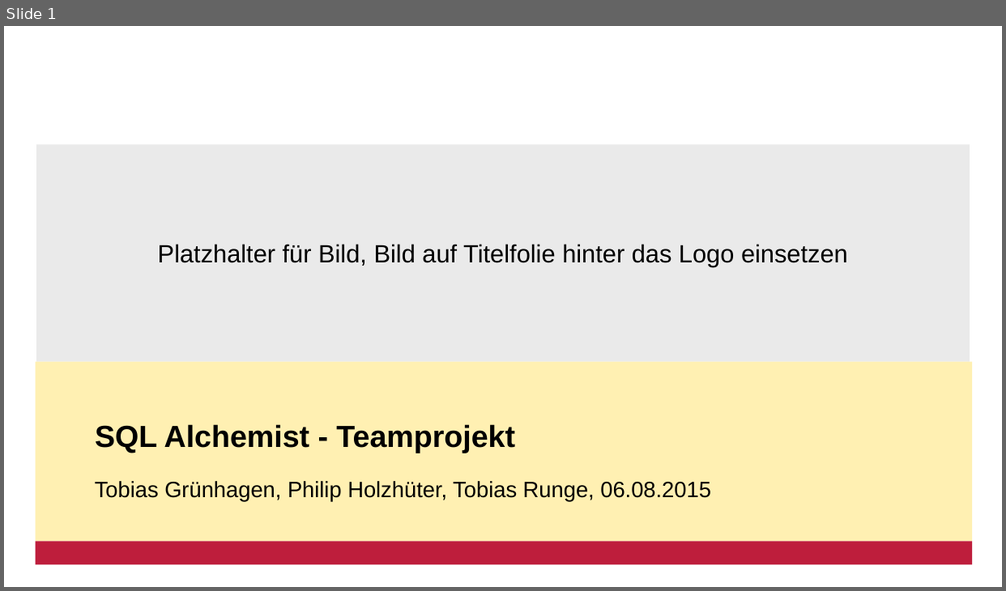
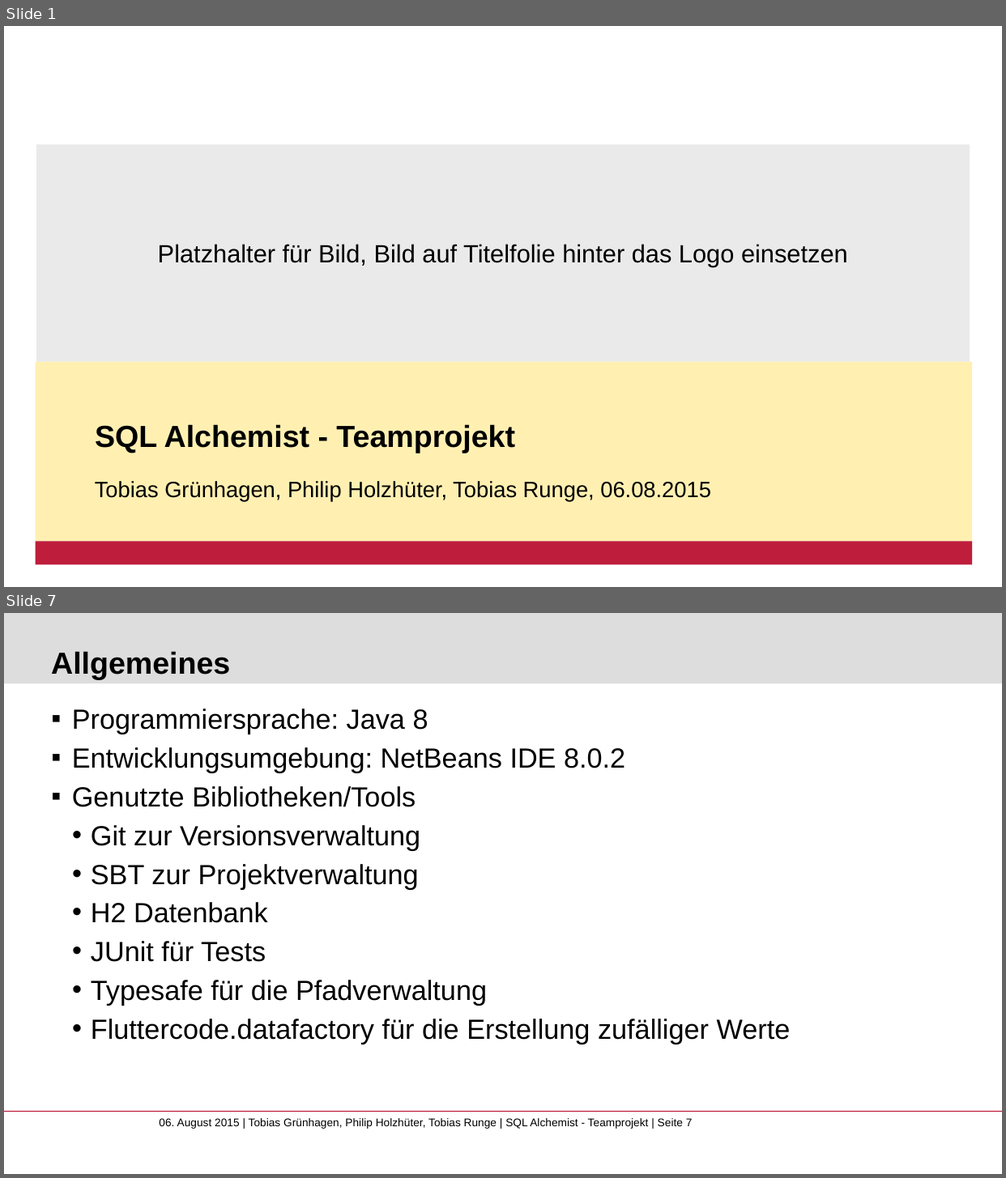
Before and after one commit to ifis-tu-bs/SQL-Alchemist-Teamprojekt, a slide deck: docs/Präsentation_SQL Alchemist Teamprojekt_Tobias Grünhagen_Philip Holzhüter_Tobias Runge.pptx. Shown one above the other, each under a label of ours: slide 1 before the commit, slides 1 and 7 after it; the slides between them are not shown. The pictures are 1006x591 and 1006x1178 pixels, drawn with LibreOffice and Linux fonts; fonts in the diff are those of the drawing; background and template pictures are left out. Boxes give left, top, right and bottom in pixels: in the first picture for what was removed or moved away, otherwise in the second. Text is boxed around its words. In the diff, an @@ line names an element or a change of style, - is before the commit and + after.

```diff
--- a/docs/Präsentation_SQL Alchemist Teamprojekt_Tobias Grünhagen_Philip Holzhüter_Tobias Runge.pptx
+++ b/docs/Präsentation_SQL Alchemist Teamprojekt_Tobias Grünhagen_Philip Holzhüter_Tobias Runge.pptx
@@ slide 7 added at <box>4,613,1002,1174</box>, background #FFFFFF @@
@@ rectangle added at <box>4,613,1002,683</box>, fill #DDDDDD @@
@@ title added at <box>51,651,230,679</box>, 22 pt, text #000000, bold @@
+Allgemeines
@@ text added at <box>72,709,791,1045</box>, 20 pt, text #000000 @@
+  ▪ Programmiersprache: Java 8
+  ▪ Entwicklungsumgebung: NetBeans IDE 8.0.2
+  ▪ Genutzte Bibliotheken/Tools
+    • Git zur Versionsverwaltung
+    • SBT zur Projektverwaltung
+    • H2 Datenbank
+    • JUnit für Tests
+    • Typesafe für die Pfadverwaltung
+    • Fluttercode.datafactory für die Erstellung zufälliger Werte
@@ line added from (4, 1112) to (1002, 1112), #BE1E3C 0.75 pt @@
@@ text added at <box>159,1118,692,1129</box>, 8 pt, text #000000 @@
+06. August 2015 | Tobias Grünhagen, Philip Holzhüter, Tobias Runge | SQL Alchemist - Teamprojekt | Seite 7
```
Also in this commit, not shown: 3 slides changed, 18 other slides added, 5 slides removed, 5 other files.
